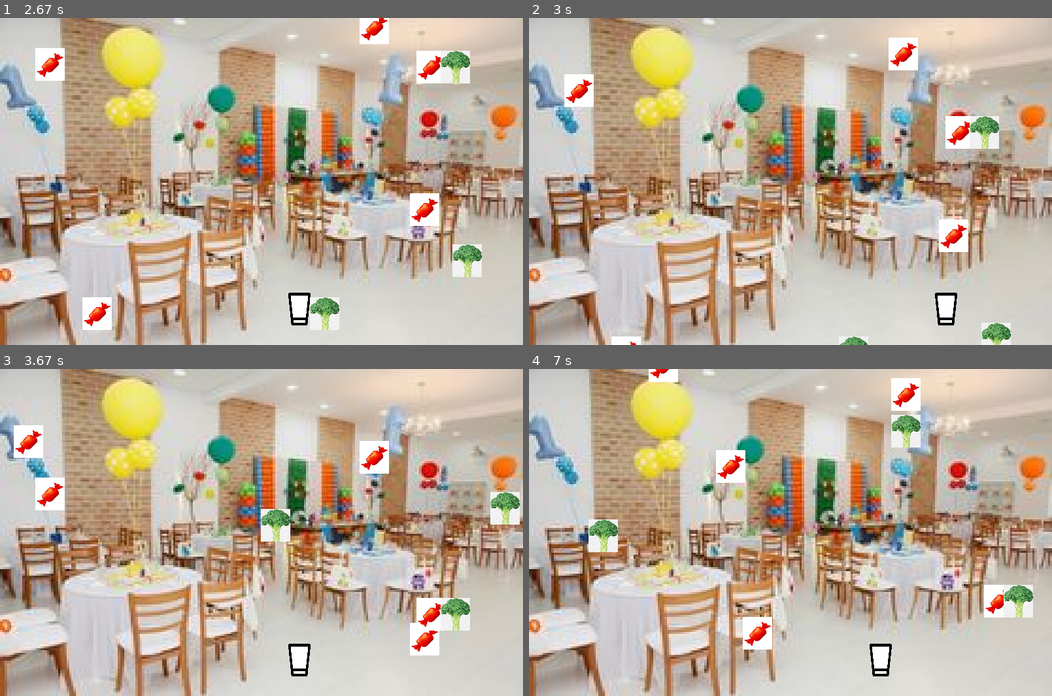
Above: before the commit, frames 1-4 (two rows, left to right).
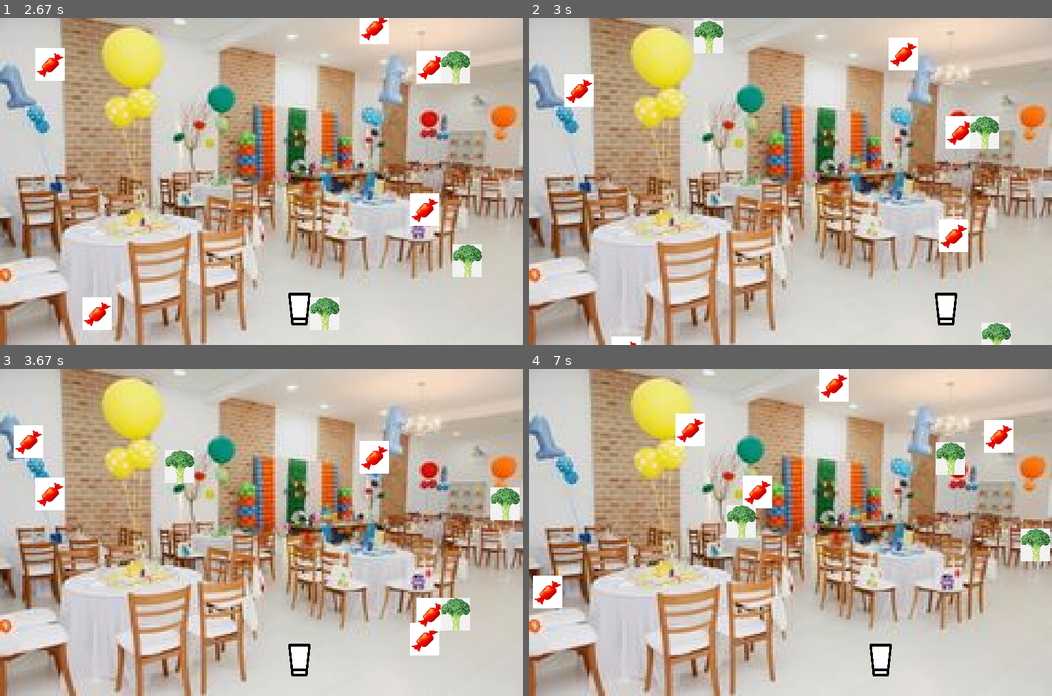
Above: after the commit, the same moments.

Repository: LuisBessa01/jogo
Game: pygame game, started from main.py
Two runs of this game, one before a commit and one after it. Both use one fixed random seed, a clock stepped at 60 frames per second and the inputs below.
Inputs:
- Up to frame 1 (2.67 s): hold Right 0.33-0.8 s; hold Right 0.83-1.3 s; hold Left 1.33-1.87 s; hold Left 1.9-2.3 s; hold Right from 2.33 s (still down)
- Up to frame 2 (3 s): release Right at 2.97 s
- Up to frame 3 (3.67 s): hold Left 3-3.47 s; hold Right from 3.5 s (still down)
- Up to frame 4 (7 s): release Right at 3.97 s; hold Right 4-4.47 s; hold Left 4.5-5.03 s; hold Left 5.07-5.47 s; hold Right 5.5-6.13 s; hold Left 6.17-6.63 s; hold Right from 6.67 s (still down)

Frame 1 is identical in both runs. In frame 2, 0.6% of the frame differs, in the area x 31-65%, y 0-100%; in frame 3, 1.5%; in frame 4, 8.4%, in the area x 0-100%, y 0-86%.

Commit message:
Add: objetos voltam ao encostar no jogador

Diff:
--- a/main.py
+++ b/main.py
@@ -11,7 +11,7 @@
 tela.fill((136, 76, 181))
 fundo = pygame.image.load("zimagens/fundo.png")
 fundo = pygame.transform.scale(fundo,(800,500))
-
+pontos = 0
 
 #JOGADOR ATRIBUTOS E TAL
 jogador = Jogadorjogo("zimagens/copo.png", 45, 50, 355, 420)
@@ -52,6 +52,14 @@
         objeto.apareça(tela)
         objeto.movimento()
 
+        if jogador.mascara.overlap(objeto.mascara, (objeto.posição_x - jogador.posição_x , objeto.posição_y - jogador.posição_y)):
+            if objeto.gostoso == True:
+                pontos += 10
+            else:
+                pontos -= 10
+            objeto.posição_y = 0-objeto.altura
+            objeto.posição_x = random.randint(0,800-objeto.largura)
+
 
     #TELA ATUALIZANDO
     pygame.display.update()
--- a/objetos.py
+++ b/objetos.py
@@ -15,7 +15,7 @@
 
         self.posição_x = random.randint(0,800-self.largura)
         self.posição_y = 0-self.altura
-
+        self.gostoso = True
         #MASCARA
         self.mascara = pygame.mask.from_surface(self.imagem)
 
@@ -43,7 +43,7 @@
 
         self.posição_x = random.randint(0,800-self.largura)
         self.posição_y = 0-self.altura
-
+        self.gostoso = False
 
         #MASCARA
         self.mascara = pygame.mask.from_surface(self.imagem)
